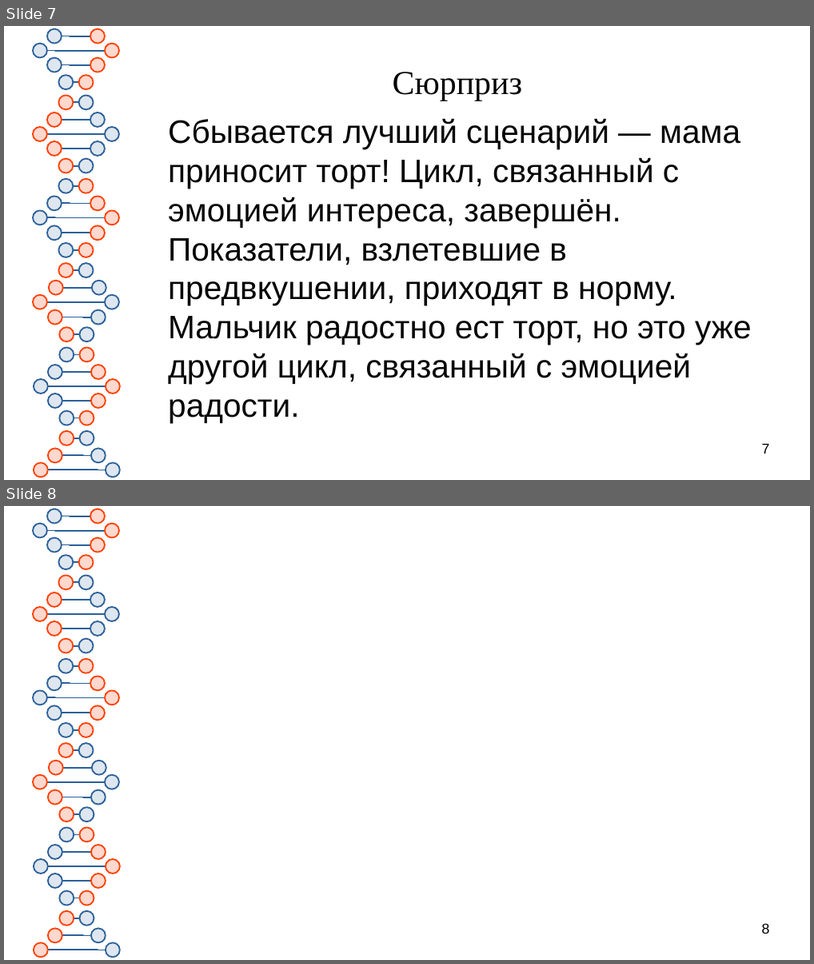
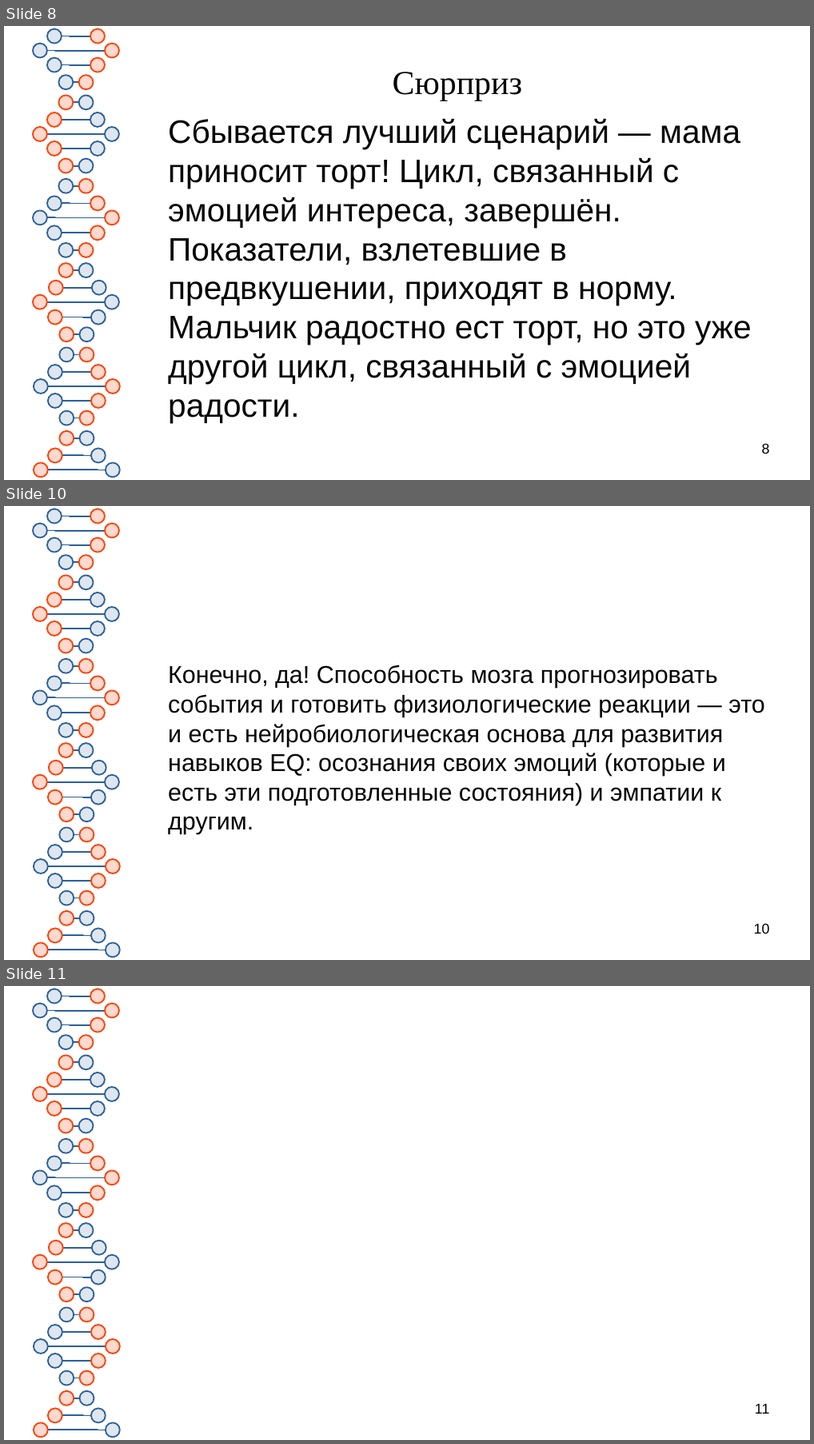
Before and after one commit to Chularev/articles, a slide deck: Psychology/5. Эмоциональный интеллект/Эмоциональный интеллект.odp. Shown one above the other, each under a label of ours: slides 7 and 8 before the commit, slides 8, 10 and 11 after it; the slides between them are not shown. The pictures are 814x964 and 814x1444 pixels, drawn with LibreOffice and Linux fonts; fonts in the diff are those of the drawing. Boxes give left, top, right and bottom in pixels: in the first picture for what was removed or moved away, otherwise in the second. Text is boxed around its words. In the diff, an @@ line names an element or a change of style, - is before the commit and + after.

```diff
--- a/Psychology/5. Эмоциональный интеллект/Эмоциональный интеллект.odp
+++ b/Psychology/5. Эмоциональный интеллект/Эмоциональный интеллект.odp
@@ slide 10 added at (4, 506, 810, 960), background #FFFFFF; not listed: 81 template elements that a slide beside it also shows @@
@@ text added at (168, 664, 765, 834), 24 pt, text #050505 @@
+Конечно, да! Способность мозга прогнозировать события и готовить физиологические реакции — это и есть нейробиологическая основа для развития навыков EQ: осознания своих эмоций (которые и есть эти подготовленные состояния) и эмпатии к другим.
@@ page number added at (754, 923, 770, 933), 14 pt, text #000000 @@
+10
@@ what was slide 7 is now slide 8 @@
@@ page number at (762, 443, 770, 453): text changed @@
-7
+8
@@ what was slide 8 is now slide 11 @@
@@ page number at (755, 1403, 770, 1413): text changed @@
-8
+11
```
Also in this commit, not shown: 2 other slides added.
